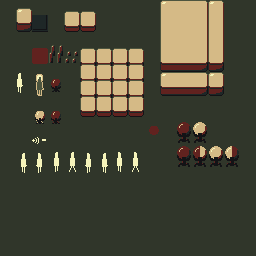
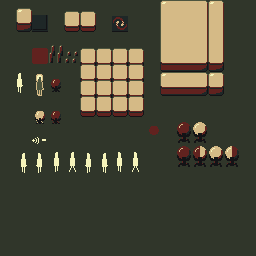
Two versions of the same layered image (256x256). Layer-by-layer changes:
painted on "New Layer" over left=112, top=16, right=128, bottom=32
painted on "Background" over left=112, top=16, right=128, bottom=32
